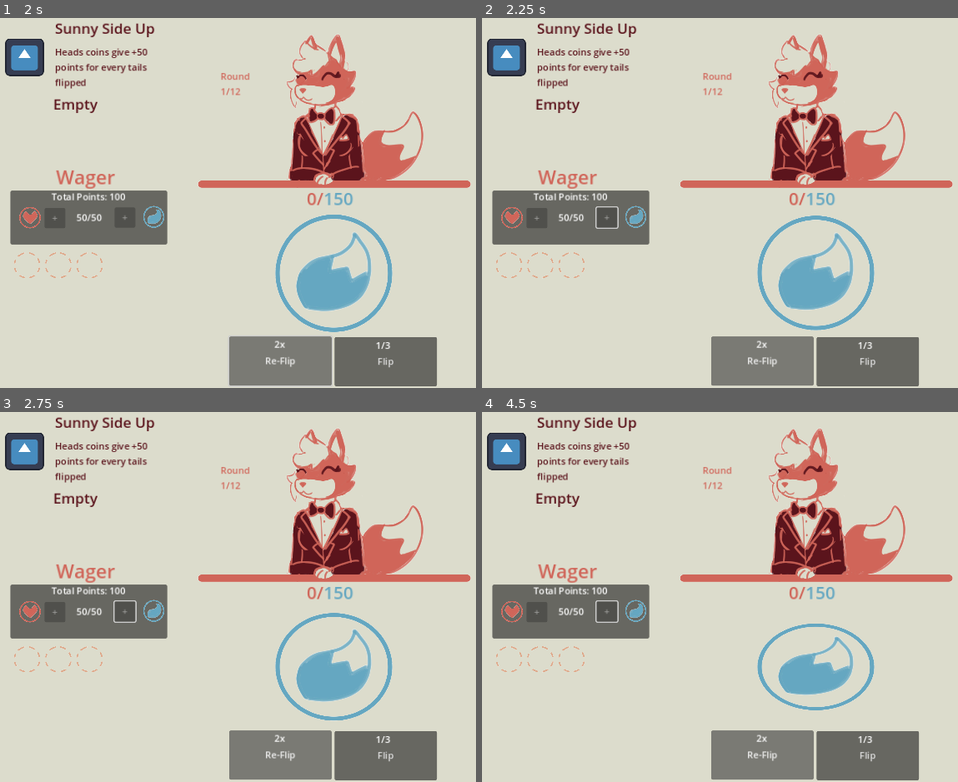
Above: before the commit, frames 1-4 (two rows, left to right).
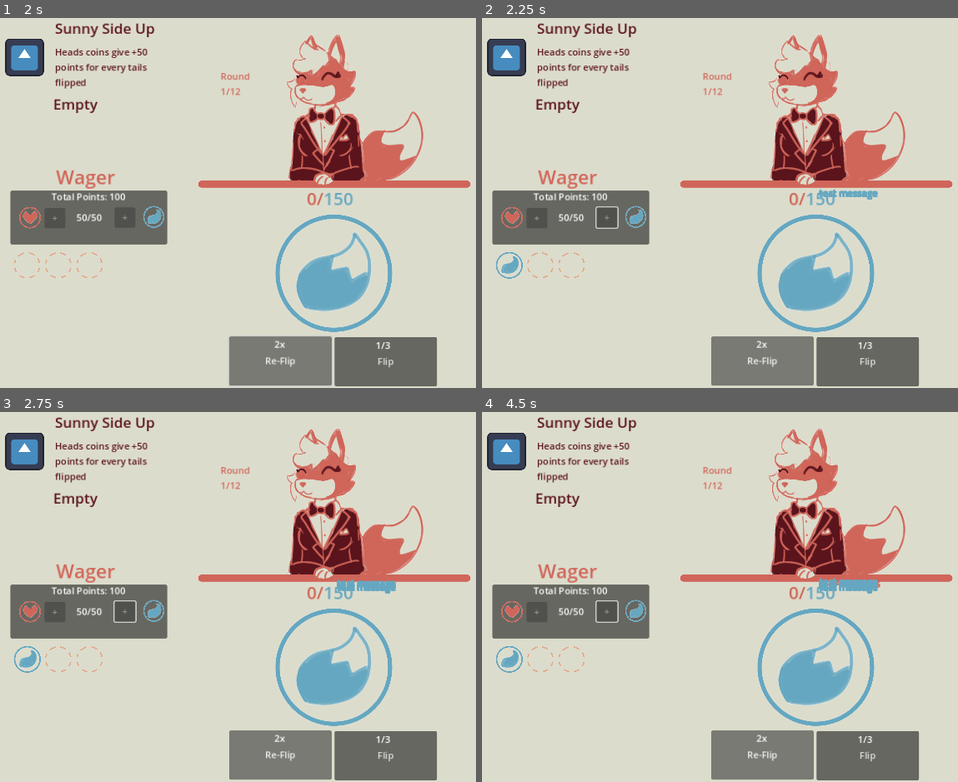
Above: after the commit, the same moments.

Repository: LeslieLlama/foxflipper
Game: Godot game, scene res://Scenes/main_game.tscn
The game is run twice, just before and just after one commit, with the same random seed, the same clock (stepped at 60 frames per second) and the same inputs. The engine's default icon, where the game draws it, is replaced by a stand-in: a white triangle on a blue panel in a dark square.
Inputs:
- Up to frame 1 (2 s): click "Flip" at 0.5 s; click "Re-Flip" at 1.25 s
- Up to frame 2 (2.25 s): tap Enter at 2 s; hold Up from 2.03 s (still down)
- Up to frame 3 (2.75 s): keep holding Up
- Up to frame 4 (4.5 s): release Up at 2.78 s; hold Down 2.78-3.53 s; hold Up from 3.53 s (still down)

Frame 1 is identical in both runs. In frame 2, 0.8% of the frame differs, in the area x 2-84%, y 46-85%; in frame 3, 1.8%; in frame 4, 2.5%, in the area x 2-84%, y 44-85%.

Commit message:
Coin Scoring Experimental Update
Changing how coin calculations work, it's not quite finished yet but I think the logic is sound

Diff:
--- a/Scripts/main_game.gd
+++ b/Scripts/main_game.gd
@@ -23,7 +23,10 @@
 enum GameState {MENU,BETTING,SCORING,SHOP,GAME_OVER}
 var CurrentGameState = GameState.BETTING
 
-var tween
+var coinTween
+
+var colorRed = Color("D0665A")
+var colorBlue = Color("65A7C1")
 
 @onready var CoinHistoryNode = $CoinFlipHistory
 @onready var NextCoinButton = $NextCoinButton
@@ -39,11 +42,16 @@
 		_add_coin()
 	$RequiredScoreLabel.text = str(RequiredScore[0])
 
+	#var dealerPosition = $Dealer.position
+	#var tween = create_tween().set_loops(-1)
+	#tween.tween_property($Dealer,"position:y", dealerPosition.y-2, 1).set_trans(Tween.TRANS_CIRC)
+	#tween.tween_property($Dealer,"position:y", dealerPosition.y, 1).set_trans(Tween.TRANS_CIRC)
+
 func _process(delta: float) -> void:
 	if Input.is_key_pressed(KEY_UP):
-		_coin_flip_animation(true)
+		pop_up_message("test message",Vector2(592,310), colorBlue)
 	if Input.is_key_pressed(KEY_DOWN):
-		_coin_flip_animation(false)
+		pop_up_message("Aura Farming",Vector2(592,310), colorRed)
 
 func _on_next_coin_button_button_up() -> void:
 	if CurrentGameState == GameState.SHOP:
@@ -63,20 +71,20 @@
 		NextCoinButton.text = "Next Round"
 
 func _coin_flip_animation(heads : bool):
-	if tween:
-		tween.kill()
-	tween = get_tree().create_tween().bind_node(self)
-	tween.tween_property($CoinTailsSide, "scale", Vector2(1,0), 0.1).set_trans(Tween.TRANS_QUINT)
-	tween.tween_property($CoinHeadsSide, "scale", Vector2(1,1), 0.1).set_trans(Tween.TRANS_QUINT)
-	tween.tween_property($CoinHeadsSide, "scale", Vector2(1,0), 0.1).set_trans(Tween.TRANS_QUINT)
-	tween.tween_property($CoinTailsSide, "scale", Vector2(1,1), 0.1).set_trans(Tween.TRANS_QUINT)
+	if coinTween:
+		coinTween.kill()
+	coinTween = get_tree().create_tween().bind_node(self)
+	coinTween.tween_property($CoinTailsSide, "scale", Vector2(1,0), 0.1).set_trans(Tween.TRANS_QUINT)
+	coinTween.tween_property($CoinHeadsSide, "scale", Vector2(1,1), 0.1).set_trans(Tween.TRANS_QUINT)
+	coinTween.tween_property($CoinHeadsSide, "scale", Vector2(1,0), 0.1).set_trans(Tween.TRANS_QUINT)
+	coinTween.tween_property($CoinTailsSide, "scale", Vector2(1,1), 0.1).set_trans(Tween.TRANS_QUINT)
 	if heads == true:
-		tween.tween_property($CoinTailsSide, "scale", Vector2(1,0), 0.2).set_trans(Tween.TRANS_QUINT)
-		tween.tween_property($CoinHeadsSide, "scale", Vector2(1,1), 0.2).set_trans(Tween.TRANS_QUINT)
-	else:
-		tween.tween_property($CoinHeadsSide, "scale", Vector2(1,0), 0.2).set_trans(Tween.TRANS_QUINT)
-		tween.tween_property($CoinTailsSide, "scale", Vector2(1,1), 0.2).set_trans(Tween.TRANS_QUINT)
-	tween.tween_callback(coin_history_display_update)
+		coinTween.tween_property($CoinTailsSide, "scale", Vector2(1,0), 0.2).set_trans(Tween.TRANS_QUINT)
+		coinTween.tween_property($CoinHeadsSide, "scale", Vector2(1,1), 0.2).set_trans(Tween.TRANS_QUINT)
+	else:
+		coinTween.tween_property($CoinHeadsSide, "scale", Vector2(1,0), 0.2).set_trans(Tween.TRANS_QUINT)
+		coinTween.tween_property($CoinTailsSide, "scale", Vector2(1,1), 0.2).set_trans(Tween.TRANS_QUINT)
+	coinTween.tween_callback(coin_history_display_update)
 
 func _on_re_do_coin_button_button_up() -> void:
 	if reflipCount >= 1:
@@ -122,24 +130,58 @@
 	var runCount = 1
 	var previousCoinValue = -1
 	var highestRunCount = 1
-	for c in CoinHistory:
-		if c == 0:
-			currentScore += tailsValue
+	var runArray = []
+	for c in CoinHistory.size():
+		if CoinHistory[c] == previousCoinValue:
+			runCount += 1
+			runArray.append(CoinHistory[c])
 		else:
-			currentScore += headsValue
-		if c == previousCoinValue:
-			runCount += 1
-		else:
+			#run is broken
+			if CoinHistory[c] == 0: #tails
+				pattern_payoff(runCount, runArray,c, tailsValue, colorBlue)
+			else: #heads
+				pattern_payoff(runCount, runArray,c, headsValue, colorRed)
 			runCount = 1
-		previousCoinValue = c
-		if runCount >= 3:
-			highestRunCount = runCount
-	currentScore *= highestRunCount
+			runArray.clear()
+
+		if c == CoinHistory.size():
+			print("final coins were a run")
+			if CoinHistory[c] == 0: #tails
+				pattern_payoff(runCount, runArray,c, tailsValue, colorBlue)
+			else: #heads
+				pattern_payoff(runCount, runArray,c, headsValue, colorRed)
+			runCount = 1
+			runArray.clear()
+		previousCoinValue = CoinHistory[c]
+		#if runCount >= 3:
+			#highestRunCount = runCount
+	#currentScore *= highestRunCount
+
+func pattern_payoff(runCount : int, runArray, c : int, coinValue : int, colorToUse : Color):
+	if runCount < 3:
+		for i in runCount:
+			currentScore += coinValue
+			pop_up_message(str("+",coinValue,"!"), CoinHistorySprites[c].global_position, colorToUse)
+	else:
+		currentScore += runArray.size() * coinValue
+		var middleOfArray = runArray.size()%2
+		pop_up_message(str("+",runArray.size() * coinValue,"!"), CoinHistorySprites[middleOfArray].global_position, colorToUse)
+
+func pop_up_message(textToSay : String, pos : Vector2, textColour : Color):
+	var message = Label.new()
+	message.text = textToSay
+	message.position = Vector2(pos.x,pos.y-10)
+	message.modulate = textColour
+	add_child(message)
+	var tween = get_tree().create_tween().bind_node(self)
+	tween.tween_property(message, "position", Vector2(pos.x,pos.y-20), 1).set_trans(tween.TRANS_QUAD)
+	tween.tween_callback(message.queue_free)
 
 
 func display_score():
 	CurrentGameState = GameState.SCORING
 	coin_pattern_searcher()
+	await get_tree().create_timer(0.1).timeout
 	if currentScore >= RequiredScore[RoundNumber-1]:
 		RoundNumber += 1
 	else:
